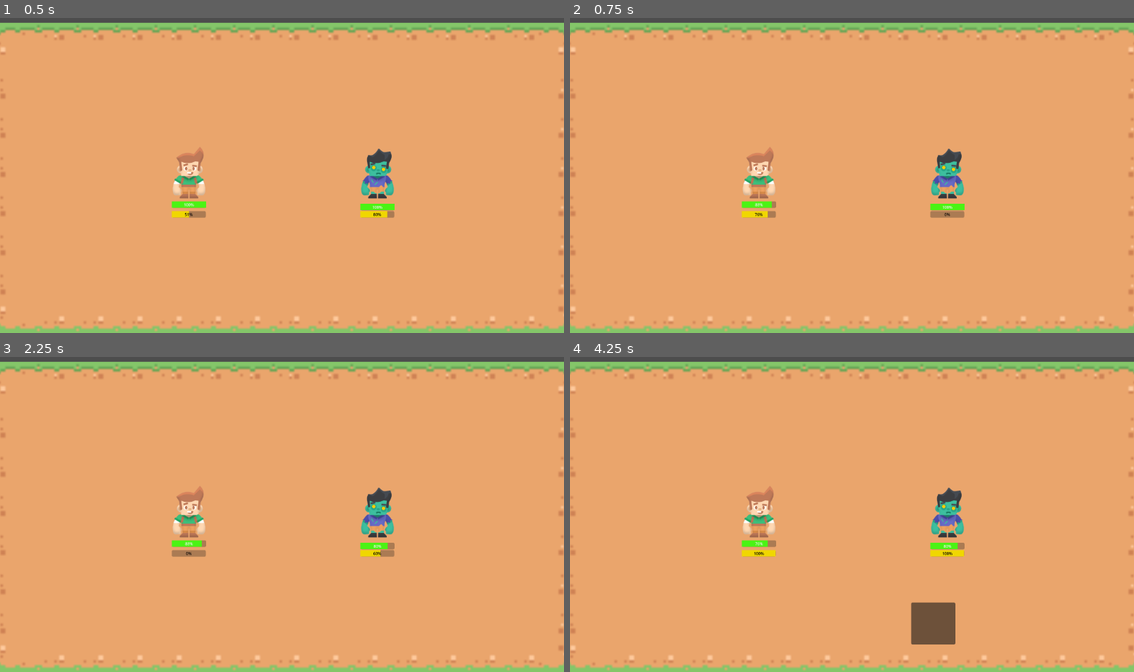
Above: before the commit, frames 1-4 (two rows, left to right).
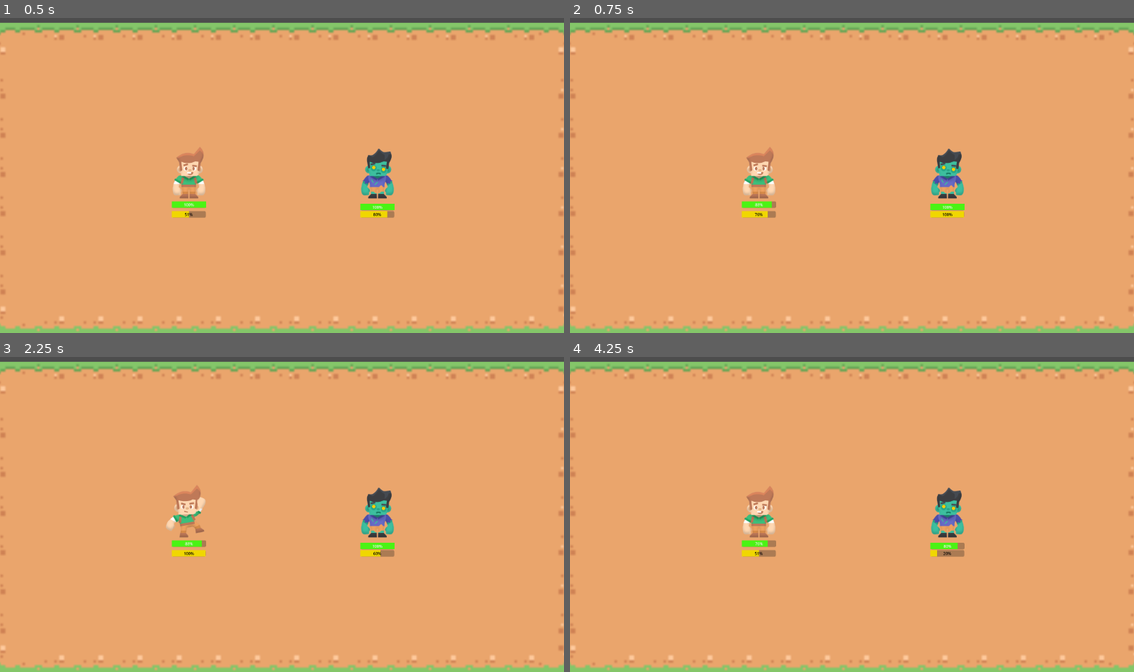
Above: after the commit, the same moments.

Repository: fadhilbagi/godot_first_rpg
Game: Godot game, scene res://levels/Battleground.tscn
Same seed, same stepped clock (60 frames per second), same inputs: the game is played once before the commit and once after it.
Inputs (mouse positions are in pixels of both pictures, inside the frame that each line leads up to):
- Up to frame 1 (0.5 s): no input
- Up to frame 2 (0.75 s): tap Enter at 0.5 s
- Up to frame 3 (2.25 s): tap Space at 1.25 s; click (360, 624) at 2 s
- Up to frame 4 (4.25 s): tap Enter at 3.5 s

Frame 1 is identical in both runs. In frame 2, 0.1% of the frame differs, in the area x 63-70%, y 61-64%; in frame 3, 0.7%; in frame 4, 1.2%, in the area x 32-70%, y 61-92%.

Commit message:
adding BattleService and some animation

Diff:
--- a/characters/player/Player.tres
+++ b/characters/player/Player.tres
@@ -1,6 +1,22 @@
-[gd_resource type="SpriteFrames" load_steps=3 format=3 uid="uid://bf4a5xsoyq1yo"]
+[gd_resource type="SpriteFrames" load_steps=7 format=3 uid="uid://bf4a5xsoyq1yo"]
 
 [ext_resource type="Texture2D" uid="uid://dcjuv6xet6ihm" path="res://Tilemap/character_maleAdventurer_sheetHD.png" id="1_sey5l"]
+
+[sub_resource type="AtlasTexture" id="AtlasTexture_4034y"]
+atlas = ExtResource("1_sey5l")
+region = Rect2(0, 768, 192, 256)
+
+[sub_resource type="AtlasTexture" id="AtlasTexture_hge0r"]
+atlas = ExtResource("1_sey5l")
+region = Rect2(192, 768, 192, 256)
+
+[sub_resource type="AtlasTexture" id="AtlasTexture_02tvi"]
+atlas = ExtResource("1_sey5l")
+region = Rect2(384, 768, 192, 256)
+
+[sub_resource type="AtlasTexture" id="AtlasTexture_5eb5h"]
+atlas = ExtResource("1_sey5l")
+region = Rect2(576, 768, 192, 256)
 
 [sub_resource type="AtlasTexture" id="AtlasTexture_udkk4"]
 atlas = ExtResource("1_sey5l")
@@ -9,6 +25,23 @@
 [resource]
 animations = [{
 "frames": [{
+"duration": 0.8,
+"texture": SubResource("AtlasTexture_4034y")
+}, {
+"duration": 0.8,
+"texture": SubResource("AtlasTexture_hge0r")
+}, {
+"duration": 0.8,
+"texture": SubResource("AtlasTexture_02tvi")
+}, {
+"duration": 0.8,
+"texture": SubResource("AtlasTexture_5eb5h")
+}],
+"loop": true,
+"name": &"attack",
+"speed": 5.0
+}, {
+"frames": [{
 "duration": 1.0,
 "texture": SubResource("AtlasTexture_udkk4")
 }],
--- a/feature/battle/BattleService.gd
+++ b/feature/battle/BattleService.gd
@@ -1,9 +1,12 @@
 extends Node2D
 
 var speedTimer
+var battleground
 # Called when the node enters the scene tree for the first time.
 func _ready():
+	battleground = get_parent()
 	speedTimer= get_parent().get_node("SpeedTimer")
+	get_node("/root/Battleground/HUD/Skills/Skill1").button_down.connect(_on_skill_1_button_down)
 	pass # Replace with function body.
 
 
@@ -11,10 +14,30 @@
 func _process(delta):
 	pass
 
+func _on_skill_1_button_down():
+	var executer = battleground.highestObject
+	get_node("/root/Battleground/HUD/Skills").hide()
+	executer.play("attack")
+	await get_tree().create_timer(0.6).timeout
+
+	var skill = battleground.skills_scene.instantiate()
+	skill.position = battleground.mob_spawn_location[0]
+	get_parent().add_child(skill)
+	skill.play("default")
+	battleground.highestObject.play("default")
+	DealDamage(battleground.mob,executer.attack)
+	StopSkill(skill)
+	EndTurn(executer)
+	pass
+
 func DealDamage(target,value):
 	target.takeDamage(value)
 
 func EndTurn(object):
+	await get_tree().create_timer(0.5).timeout
 	object.get_node("ActionBar").value = 0
-	await get_tree().create_timer(0.5).timeout
 	speedTimer.start()
+
+func StopSkill(skill):
+	await get_tree().create_timer(0.6).timeout
+	skill.queue_free()
--- /dev/null
+++ b/feature/skills/skill1/skill1.tscn
@@ -0,0 +1,255 @@
+[gd_scene load_steps=62 format=3 uid="uid://bjn7flketgol5"]
+
+[ext_resource type="Texture2D" uid="uid://b51v264a8y1bn" path="res://assets/skills/skill1/Effect_BigHit_1_000.png" id="1_lj4us"]
+[ext_resource type="Texture2D" uid="uid://7pj7toy7e5f3" path="res://assets/skills/skill1/Effect_BigHit_1_001.png" id="2_tt7p5"]
+[ext_resource type="Texture2D" uid="uid://bf6m4gtn4u2g8" path="res://assets/skills/skill1/Effect_BigHit_1_002.png" id="3_igkys"]
+[ext_resource type="Texture2D" uid="uid://cix4knc76pr0o" path="res://assets/skills/skill1/Effect_BigHit_1_003.png" id="4_ceugx"]
+[ext_resource type="Texture2D" uid="uid://b0taxhhw1d4s3" path="res://assets/skills/skill1/Effect_BigHit_1_004.png" id="5_rnxjv"]
+[ext_resource type="Texture2D" uid="uid://cqj0irk6xicur" path="res://assets/skills/skill1/Effect_BigHit_1_005.png" id="6_42bsj"]
+[ext_resource type="Texture2D" uid="uid://c1vokbkuv5ju4" path="res://assets/skills/skill1/Effect_BigHit_1_006.png" id="7_von1c"]
+[ext_resource type="Texture2D" uid="uid://dmo7ibl7ylc2l" path="res://assets/skills/skill1/Effect_BigHit_1_007.png" id="8_e02h0"]
+[ext_resource type="Texture2D" uid="uid://bfujfy6ddmc8w" path="res://assets/skills/skill1/Effect_BigHit_1_008.png" id="9_33tbd"]
+[ext_resource type="Texture2D" uid="uid://duwg0owl1uaxf" path="res://assets/skills/skill1/Effect_BigHit_1_009.png" id="10_mw8md"]
+[ext_resource type="Texture2D" uid="uid://cjrsd0x1e3ovr" path="res://assets/skills/skill1/Effect_BigHit_1_010.png" id="11_3xb1s"]
+[ext_resource type="Texture2D" uid="uid://yo4ma76tojxy" path="res://assets/skills/skill1/Effect_BigHit_1_011.png" id="12_1c2j5"]
+[ext_resource type="Texture2D" uid="uid://ccg8cnocepwym" path="res://assets/skills/skill1/Effect_BigHit_1_012.png" id="13_nn32f"]
+[ext_resource type="Texture2D" uid="uid://cwl7n52ewo8c" path="res://assets/skills/skill1/Effect_BigHit_1_013.png" id="14_a65dr"]
+[ext_resource type="Texture2D" uid="uid://de82gfny7xsy4" path="res://assets/skills/skill1/Effect_BigHit_1_014.png" id="15_myc8v"]
+[ext_resource type="Texture2D" uid="uid://clbfqamqwb583" path="res://assets/skills/skill1/Effect_BigHit_1_015.png" id="16_0cyvc"]
+[ext_resource type="Texture2D" uid="uid://diteafkg2gpa0" path="res://assets/skills/skill1/Effect_BigHit_1_016.png" id="17_kbc16"]
+[ext_resource type="Texture2D" uid="uid://dbotrca41gmht" path="res://assets/skills/skill1/Effect_BigHit_1_017.png" id="18_gasdd"]
+[ext_resource type="Texture2D" uid="uid://csug5oo2c33br" path="res://assets/skills/skill1/Effect_BigHit_1_018.png" id="19_rqrkc"]
+[ext_resource type="Texture2D" uid="uid://153iciu08e8m" path="res://assets/skills/skill1/Effect_BigHit_1_019.png" id="20_eedf5"]
+[ext_resource type="Texture2D" uid="uid://dtndih2305lrd" path="res://assets/skills/skill1/Effect_BigHit_1_020.png" id="21_kuqpc"]
+[ext_resource type="Texture2D" uid="uid://br1ejw5iw03vb" path="res://assets/skills/skill1/Effect_BigHit_1_021.png" id="22_0et3g"]
+[ext_resource type="Texture2D" uid="uid://diddqpvhlqhd3" path="res://assets/skills/skill1/Effect_BigHit_1_022.png" id="23_gk5t8"]
+[ext_resource type="Texture2D" uid="uid://b8ldnculqegle" path="res://assets/skills/skill1/Effect_BigHit_1_023.png" id="24_1aq2o"]
+[ext_resource type="Texture2D" uid="uid://crbv7xigimhdy" path="res://assets/skills/skill1/Effect_BigHit_1_024.png" id="25_mrqo7"]
+[ext_resource type="Texture2D" uid="uid://c0nx55vyso87b" path="res://assets/skills/skill1/Effect_BigHit_1_025.png" id="26_x1mnl"]
+[ext_resource type="Texture2D" uid="uid://cidl1rekkhwh3" path="res://assets/skills/skill1/Effect_BigHit_1_026.png" id="27_3o0d3"]
+[ext_resource type="Texture2D" uid="uid://brl2tidg2yhxu" path="res://assets/skills/skill1/Effect_BigHit_1_027.png" id="28_jmwjj"]
+[ext_resource type="Texture2D" uid="uid://coco03c5kq3a" path="res://assets/skills/skill1/Effect_BigHit_1_028.png" id="29_5ce46"]
+[ext_resource type="Texture2D" uid="uid://b5iwhpmwp1uvb" path="res://assets/skills/skill1/Effect_BigHit_1_029.png" id="30_darp8"]
+[ext_resource type="Texture2D" uid="uid://b087ptt6idvry" path="res://assets/skills/skill1/Effect_BigHit_1_030.png" id="31_wyt6u"]
+[ext_resource type="Texture2D" uid="uid://p06ejcy8142s" path="res://assets/skills/skill1/Effect_BigHit_1_031.png" id="32_x2rs0"]
+[ext_resource type="Texture2D" uid="uid://br78p2rxv4xy4" path="res://assets/skills/skill1/Effect_BigHit_1_032.png" id="33_bckao"]
+[ext_resource type="Texture2D" uid="uid://c0ttxo2sofcfc" path="res://assets/skills/skill1/Effect_BigHit_1_033.png" id="34_qvxfr"]
+[ext_resource type="Texture2D" uid="uid://cvm64dbo3dk8b" path="res://assets/skills/skill1/Effect_BigHit_1_034.png" id="35_ml0lj"]
+[ext_resource type="Texture2D" uid="uid://ds83e30i4dsp8" path="res://assets/skills/skill1/Effect_BigHit_1_035.png" id="36_npurf"]
+[ext_resource type="Texture2D" uid="uid://cjt24vx5valay" path="res://assets/skills/skill1/Effect_BigHit_1_036.png" id="37_gk003"]
+[ext_resource type="Texture2D" uid="uid://dyc7qrks7yi1c" path="res://assets/skills/skill1/Effect_BigHit_1_037.png" id="38_2yl3i"]
+[ext_resource type="Texture2D" uid="uid://bd64sidmdvxjk" path="res://assets/skills/skill1/Effect_BigHit_1_038.png" id="39_bb6j0"]
+[ext_resource type="Texture2D" uid="uid://bcx8t3p7fsrg7" path="res://assets/skills/skill1/Effect_BigHit_1_039.png" id="40_cq8ls"]
+[ext_resource type="Texture2D" uid="uid://bokjqn3cxmby1" path="res://assets/skills/skill1/Effect_BigHit_1_040.png" id="41_ok68m"]
+[ext_resource type="Texture2D" uid="uid://sg83ytfg6re5" path="res://assets/skills/skill1/Effect_BigHit_1_041.png" id="42_npvkx"]
+[ext_resource type="Texture2D" uid="uid://bb7im1dhf3hoy" path="res://assets/skills/skill1/Effect_BigHit_1_042.png" id="43_x7v1g"]
+[ext_resource type="Texture2D" uid="uid://biev3hx5cagsj" path="res://assets/skills/skill1/Effect_BigHit_1_043.png" id="44_pglw5"]
+[ext_resource type="Texture2D" uid="uid://dk2xqxgiiansl" path="res://assets/skills/skill1/Effect_BigHit_1_044.png" id="45_8vhd6"]
+[ext_resource type="Texture2D" uid="uid://qy78hi5m26o" path="res://assets/skills/skill1/Effect_BigHit_1_045.png" id="46_xjqf6"]
+[ext_resource type="Texture2D" uid="uid://dsu6qbsl8n8jn" path="res://assets/skills/skill1/Effect_BigHit_1_046.png" id="47_64mrt"]
+[ext_resource type="Texture2D" uid="uid://bhf4r32ivm3fu" path="res://assets/skills/skill1/Effect_BigHit_1_047.png" id="48_6mgdd"]
+[ext_resource type="Texture2D" uid="uid://bg0pmp6gx3p2s" path="res://assets/skills/skill1/Effect_BigHit_1_048.png" id="49_ue8y2"]
+[ext_resource type="Texture2D" uid="uid://c6kve4vqo7ara" path="res://assets/skills/skill1/Effect_BigHit_1_049.png" id="50_rlgsj"]
+[ext_resource type="Texture2D" uid="uid://d24a0ri4tsc7g" path="res://assets/skills/skill1/Effect_BigHit_1_050.png" id="51_km8xu"]
+[ext_resource type="Texture2D" uid="uid://bl27ubftys1nb" path="res://assets/skills/skill1/Effect_BigHit_1_051.png" id="52_ws5bo"]
+[ext_resource type="Texture2D" uid="uid://dl01vi0ymcjuv" path="res://assets/skills/skill1/Effect_BigHit_1_052.png" id="53_vodyo"]
+[ext_resource type="Texture2D" uid="uid://cja4l1tbacrpq" path="res://assets/skills/skill1/Effect_BigHit_1_053.png" id="54_5kxen"]
+[ext_resource type="Texture2D" uid="uid://d36mphrkj72p" path="res://assets/skills/skill1/Effect_BigHit_1_054.png" id="55_sg8pt"]
+[ext_resource type="Texture2D" uid="uid://3w3kbhx0r5la" path="res://assets/skills/skill1/Effect_BigHit_1_055.png" id="56_2tvi4"]
+[ext_resource type="Texture2D" uid="uid://cb5hkxhm3r7ys" path="res://assets/skills/skill1/Effect_BigHit_1_056.png" id="57_x201m"]
+[ext_resource type="Texture2D" uid="uid://bve8fy346yeg8" path="res://assets/skills/skill1/Effect_BigHit_1_057.png" id="58_ro5wn"]
+[ext_resource type="Texture2D" uid="uid://dyg854me1r8r5" path="res://assets/skills/skill1/Effect_BigHit_1_058.png" id="59_v3lqk"]
+[ext_resource type="Texture2D" uid="uid://df8qg0cuq423k" path="res://assets/skills/skill1/Effect_BigHit_1_059.png" id="60_0bqus"]
+
+[sub_resource type="SpriteFrames" id="SpriteFrames_idwsa"]
+animations = [{
+"frames": [{
+"duration": 1.0,
+"texture": ExtResource("1_lj4us")
+}, {
+"duration": 1.0,
+"texture": ExtResource("2_tt7p5")
+}, {
+"duration": 1.0,
+"texture": ExtResource("3_igkys")
+}, {
+"duration": 1.0,
+"texture": ExtResource("4_ceugx")
+}, {
+"duration": 1.0,
+"texture": ExtResource("5_rnxjv")
+}, {
+"duration": 1.0,
+"texture": ExtResource("6_42bsj")
+}, {
+"duration": 1.0,
+"texture": ExtResource("7_von1c")
+}, {
+"duration": 1.0,
+"texture": ExtResource("8_e02h0")
+}, {
+"duration": 1.0,
+"texture": ExtResource("9_33tbd")
+}, {
+"duration": 1.0,
+"texture": ExtResource("10_mw8md")
+}, {
+"duration": 1.0,
+"texture": ExtResource("11_3xb1s")
+}, {
+"duration": 1.0,
+"texture": ExtResource("12_1c2j5")
+}, {
+"duration": 1.0,
+"texture": ExtResource("13_nn32f")
+}, {
+"duration": 1.0,
+"texture": ExtResource("14_a65dr")
+}, {
+"duration": 1.0,
+"texture": ExtResource("15_myc8v")
+}, {
+"duration": 1.0,
+"texture": ExtResource("16_0cyvc")
+}, {
+"duration": 1.0,
+"texture": ExtResource("17_kbc16")
+}, {
+"duration": 1.0,
+"texture": ExtResource("18_gasdd")
+}, {
+"duration": 1.0,
+"texture": ExtResource("19_rqrkc")
+}, {
+"duration": 1.0,
+"texture": ExtResource("20_eedf5")
+}, {
+"duration": 1.0,
+"texture": ExtResource("21_kuqpc")
+}, {
+"duration": 1.0,
+"texture": ExtResource("22_0et3g")
+}, {
+"duration": 1.0,
+"texture": ExtResource("23_gk5t8")
+}, {
+"duration": 1.0,
+"texture": ExtResource("24_1aq2o")
+}, {
+"duration": 1.0,
+"texture": ExtResource("25_mrqo7")
+}, {
+"duration": 1.0,
+"texture": ExtResource("26_x1mnl")
+}, {
+"duration": 1.0,
+"texture": ExtResource("27_3o0d3")
+}, {
+"duration": 1.0,
+"texture": ExtResource("28_jmwjj")
+}, {
+"duration": 1.0,
+"texture": ExtResource("29_5ce46")
+}, {
+"duration": 1.0,
+"texture": ExtResource("30_darp8")
+}, {
+"duration": 1.0,
+"texture": ExtResource("31_wyt6u")
+}, {
+"duration": 1.0,
+"texture": ExtResource("32_x2rs0")
+}, {
+"duration": 1.0,
+"texture": ExtResource("33_bckao")
+}, {
+"duration": 1.0,
+"texture": ExtResource("34_qvxfr")
+}, {
+"duration": 1.0,
+"texture": ExtResource("35_ml0lj")
+}, {
+"duration": 1.0,
+"texture": ExtResource("36_npurf")
+}, {
+"duration": 1.0,
+"texture": ExtResource("37_gk003")
+}, {
+"duration": 1.0,
+"texture": ExtResource("38_2yl3i")
+}, {
+"duration": 1.0,
+"texture": ExtResource("39_bb6j0")
+}, {
+"duration": 1.0,
+"texture": ExtResource("40_cq8ls")
+}, {
+"duration": 1.0,
+"texture": ExtResource("41_ok68m")
+}, {
+"duration": 1.0,
+"texture": ExtResource("42_npvkx")
+}, {
+"duration": 1.0,
+"texture": ExtResource("43_x7v1g")
+}, {
+"duration": 1.0,
+"texture": ExtResource("44_pglw5")
+}, {
+"duration": 1.0,
+"texture": ExtResource("45_8vhd6")
+}, {
+"duration": 1.0,
+"texture": ExtResource("46_xjqf6")
+}, {
+"duration": 1.0,
+"texture": ExtResource("47_64mrt")
+}, {
+"duration": 1.0,
+"texture": ExtResource("48_6mgdd")
+}, {
+"duration": 1.0,
+"texture": ExtResource("49_ue8y2")
+}, {
+"duration": 1.0,
+"texture": ExtResource("50_rlgsj")
+}, {
+"duration": 1.0,
+"texture": ExtResource("51_km8xu")
+}, {
+"duration": 1.0,
+"texture": ExtResource("52_ws5bo")
+}, {
+"duration": 1.0,
+"texture": ExtResource("53_vodyo")
+}, {
+"duration": 1.0,
+"texture": ExtResource("54_5kxen")
+}, {
+"duration": 1.0,
+"texture": ExtResource("55_sg8pt")
+}, {
+"duration": 1.0,
+"texture": ExtResource("56_2tvi4")
+}, {
+"duration": 1.0,
+"texture": ExtResource("57_x201m")
+}, {
+"duration": 1.0,
+"texture": ExtResource("58_ro5wn")
+}, {
+"duration": 1.0,
+"texture": ExtResource("59_v3lqk")
+}, {
+"duration": 1.0,
+"texture": ExtResource("60_0bqus")
+}],
+"loop": true,
+"name": &"default",
+"speed": 60.0
+}]
+
+[node name="skill1" type="AnimatedSprite2D"]
+scale = Vector2(0.1, 0.1)
+sprite_frames = SubResource("SpriteFrames_idwsa")
+frame_progress = 0.971167
--- a/levels/Battleground.gd
+++ b/levels/Battleground.gd
@@ -1,9 +1,14 @@
 extends Node2D
 @export var mob_scene: PackedScene
 @export var player_scene: PackedScene
+@export var skills_scene: PackedScene
 
 var player
 var mob
+var skill
+
+var player_spawn_location = []
+var mob_spawn_location = []
 var highestBar
 var highestObject
 
@@ -13,21 +18,19 @@
 	get_tree().call_group(&"players", &"queue_free")
 
 	player = player_scene.instantiate()
-	var player_spawn_location = $Player1Start.position
-	player.position = player_spawn_location
+	player_spawn_location.push_back($Player1Start.position)
+	player.position = player_spawn_location[0]
 	add_child(player)
 	player.get_node("ActionBar").action.connect(_on_action)
 
 	mob = mob_scene.instantiate()
-	var mob_spawn_location = $Enemy1Start.position
-	mob.position = mob_spawn_location
+	mob_spawn_location.push_back($Enemy1Start.position)
+	mob.position = mob_spawn_location[0]
 	add_child(mob)
 	mob.get_node("ActionBar").action.connect(_on_action)
 
-
 	$HUD/Skills.hide()
 	$SpeedTimer.start()
-
 
 # Called every frame. 'delta' is the elapsed time since the previous frame.
 func _process(delta):
@@ -56,11 +59,3 @@
 		if(highestBar<actionBarVal):
 			highestObject = object
 			highestBar = actionBarVal
-
-
-func _on_skill_1_button_down():
-	$HUD/Skills.hide()
-	$BattleService.DealDamage(mob,highestObject.attack)
-	$BattleService.EndTurn(highestObject)
-
-	pass # Replace with function body.
--- a/levels/Battleground.tscn
+++ b/levels/Battleground.tscn
@@ -1,8 +1,9 @@
-[gd_scene load_steps=6 format=3 uid="uid://csuta0pmq5g5w"]
+[gd_scene load_steps=7 format=3 uid="uid://csuta0pmq5g5w"]
 
 [ext_resource type="Script" path="res://levels/Battleground.gd" id="1_vlntp"]
 [ext_resource type="PackedScene" uid="uid://ctkuvofk1bp6v" path="res://characters/enemy/Enemy.tscn" id="2_w3ppg"]
 [ext_resource type="PackedScene" uid="uid://c05hqagofqom2" path="res://characters/player/Player.tscn" id="3_fm3ki"]
+[ext_resource type="PackedScene" uid="uid://bjn7flketgol5" path="res://feature/skills/skill1/skill1.tscn" id="4_2b3db"]
 [ext_resource type="TileSet" uid="uid://cbovk57ufb4qx" path="res://levels/Battleground.tres" id="4_ph52o"]
 [ext_resource type="Script" path="res://feature/battle/BattleService.gd" id="5_dmgp0"]
 
@@ -10,6 +11,7 @@
 script = ExtResource("1_vlntp")
 mob_scene = ExtResource("2_w3ppg")
 player_scene = ExtResource("3_fm3ki")
+skills_scene = ExtResource("4_2b3db")
 
 [node name="Camera2D" type="Camera2D" parent="."]
 position = Vector2(572, 351)
@@ -47,5 +49,3 @@
 
 [node name="BattleService" type="Node2D" parent="."]
 script = ExtResource("5_dmgp0")
-
-[connection signal="button_down" from="HUD/Skills/Skill1" to="." method="_on_skill_1_button_down"]
--- a/project.godot
+++ b/project.godot
@@ -12,5 +12,9 @@
 
 config/name="test"
 run/main_scene="res://levels/Battleground.tscn"
-config/features=PackedStringArray("4.0", "Forward Plus")
+config/features=PackedStringArray("4.1", "Forward Plus")
 config/icon="res://icon.svg"
+
+[rendering]
+
+renderer/rendering_method="gl_compatibility"
Binary file added: assets/skills/skill1/Effect_BigHit_1_000.png
Not shown, added: assets/skills/skill1/Effect_BigHit_1_000.png.import
Binary file added: assets/skills/skill1/Effect_BigHit_1_001.png
Not shown, added: assets/skills/skill1/Effect_BigHit_1_001.png.import
Binary file added: assets/skills/skill1/Effect_BigHit_1_002.png
Not shown, added: assets/skills/skill1/Effect_BigHit_1_002.png.import
Binary file added: assets/skills/skill1/Effect_BigHit_1_003.png
Not shown, added: assets/skills/skill1/Effect_BigHit_1_003.png.import
Binary file added: assets/skills/skill1/Effect_BigHit_1_004.png
Not shown, added: assets/skills/skill1/Effect_BigHit_1_004.png.import
Binary file added: assets/skills/skill1/Effect_BigHit_1_005.png
Not shown, added: assets/skills/skill1/Effect_BigHit_1_005.png.import
(and 108 more such lines)
